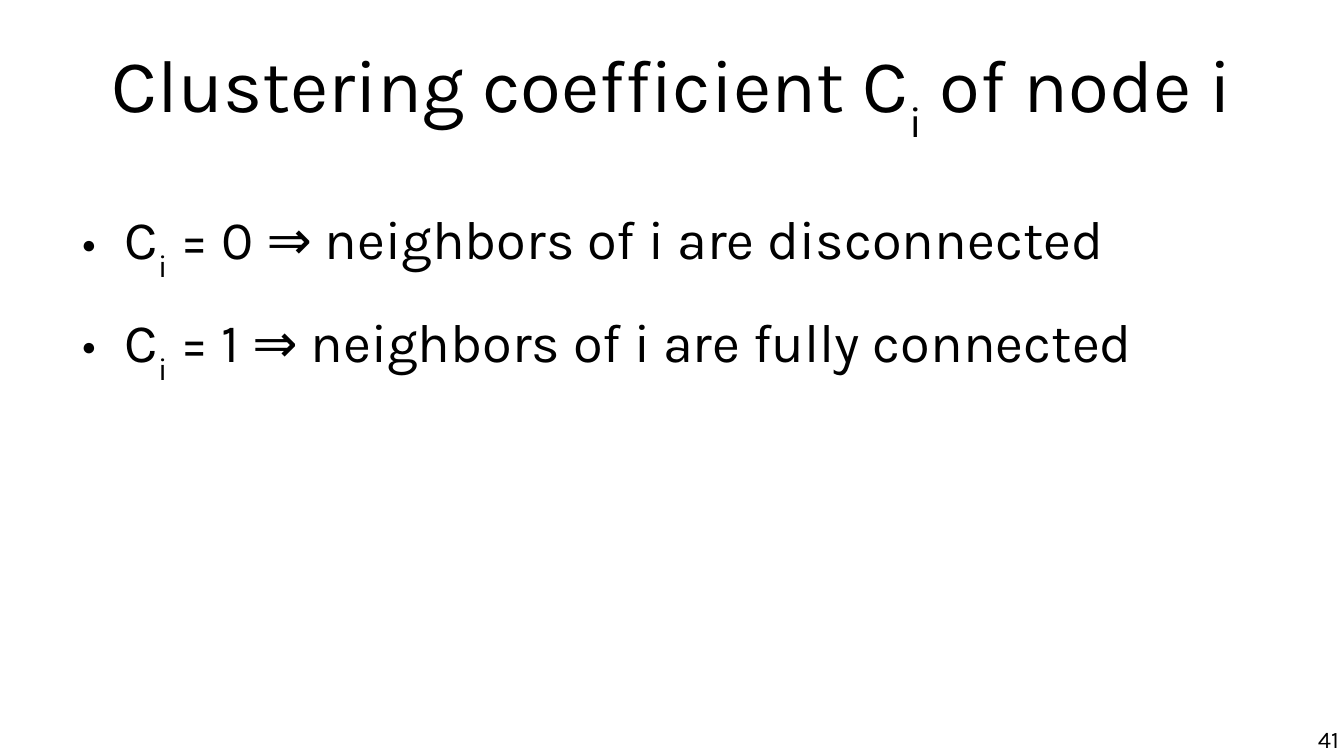
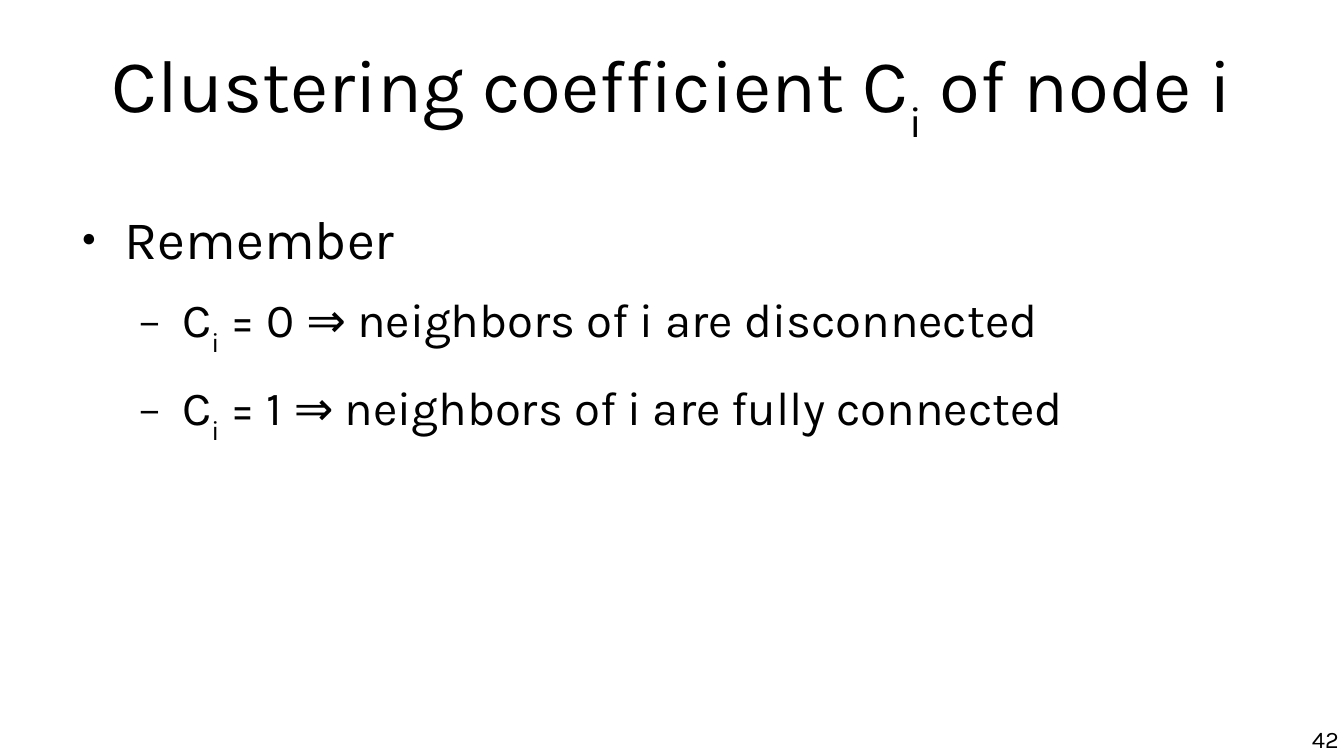
Before and after one commit to chatox/networks-science-course, a slide deck: slide 42 of theory/tt03_random_networks.odp (slide 41 before the commit). Drawn at 1344x756 pixels with LibreOffice and Linux fonts; fonts in the diff are those of the drawing. Boxes give left, top, right and bottom in pixels: in the first picture for what was removed or moved away, otherwise in the second. Text is boxed around its words. In the diff, an @@ line names an element or a change of style, - is before the commit and + after.

```diff
--- a/theory/tt03_random_networks.odp
+++ b/theory/tt03_random_networks.odp
@@ text at (x1=125, y1=222, x2=395, y2=260): paragraph added @@
+● Remember
@@ text at (x1=267, y1=304, x2=1062, y2=436): size 32 to 28 pt in "Ci = 0 ⇒ neighbors of i ...", "Ci = 1 ⇒ neighbors of i ..."; bullet ● to −; list level 1 to 2 in "Ci = 0 ⇒ neighbors ..."; list level 1 to 2 in "Ci = 1 ⇒ neighbors ..." @@
@@ page number at (x1=1312, y1=733, x2=1339, y2=748): text changed @@
-41
+42
```
Also in this commit, not shown: 14 other slides changed, 1 slide added, 4 other files.
